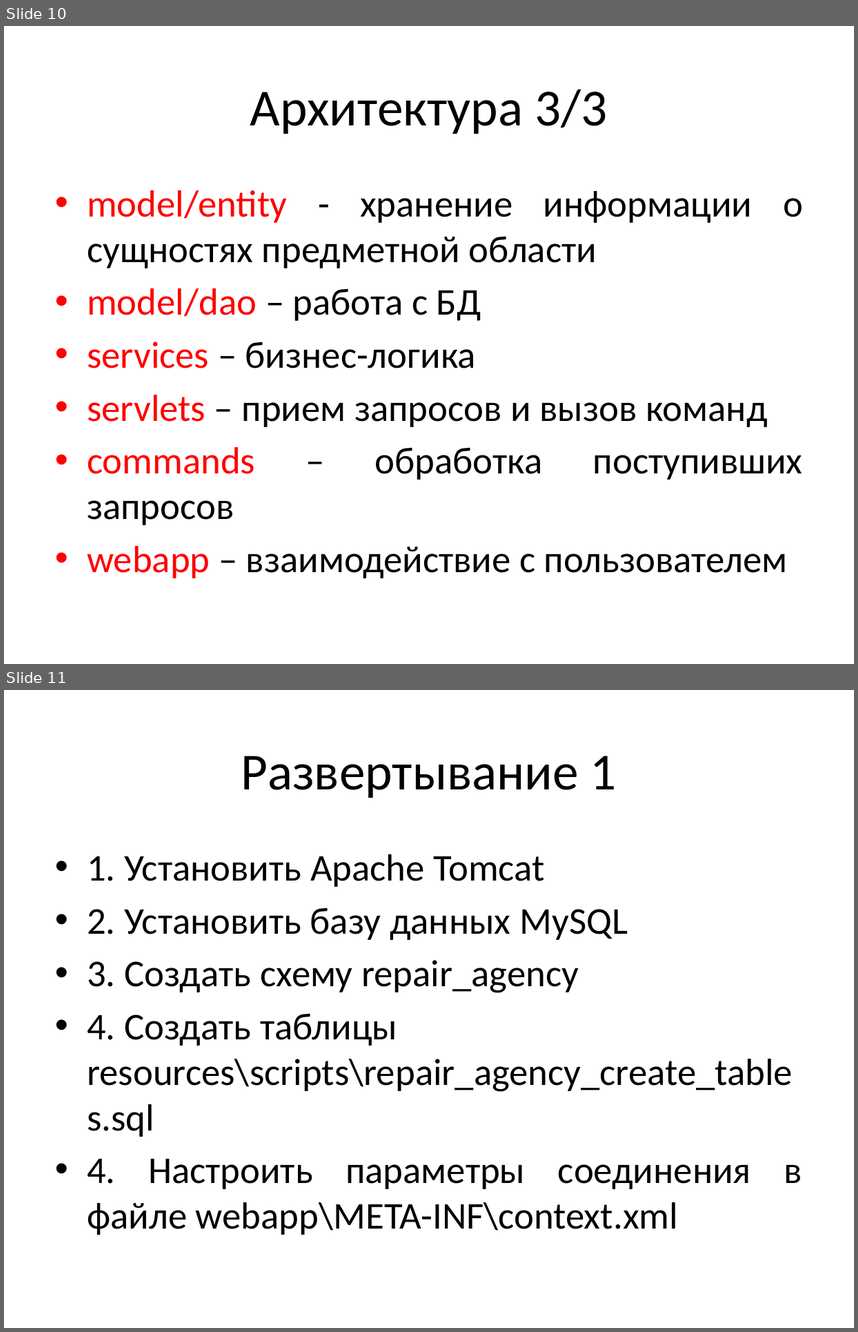
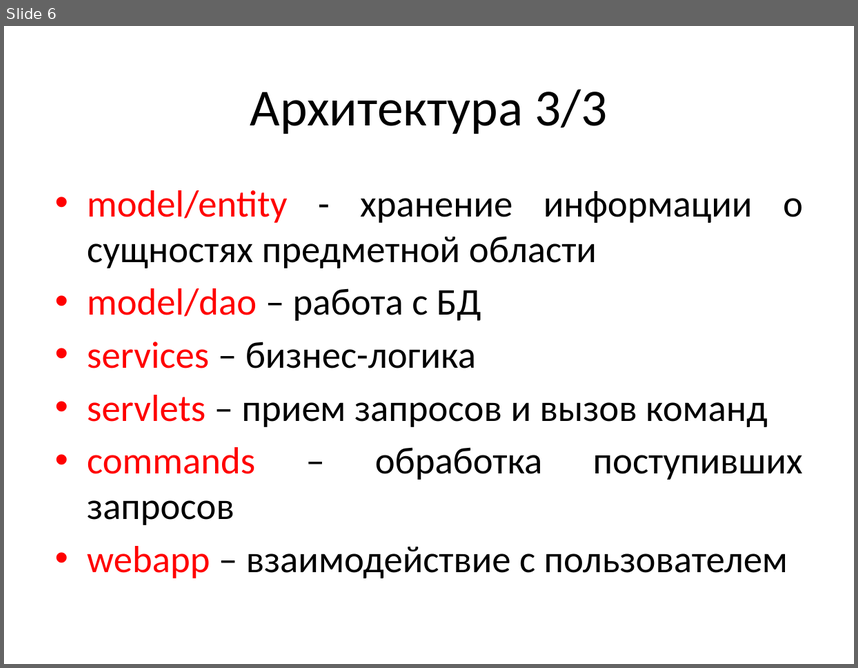
Before and after one commit to MikhailGlushko/FinalProject, a slide deck: doc/README.pptx. Shown one above the other, each under a label of ours: slides 10 and 11 before the commit, slide 6 after it. The pictures are 858x1332 and 858x668 pixels, drawn with LibreOffice and Linux fonts; fonts in the diff are those of the drawing. Boxes give left, top, right and bottom in pixels: in the first picture for what was removed or moved away, otherwise in the second. Text is boxed around its words. In the diff, an @@ line names an element or a change of style, - is before the commit and + after.

```diff
--- a/doc/README.pptx
+++ b/doc/README.pptx
@@ slide 11 removed at bbox=[4, 690, 854, 1328], background #FFFFFF @@
@@ title removed at bbox=[241, 756, 617, 798] @@
-Развертывание 1
@@ text removed at bbox=[87, 854, 802, 1234] @@
-• 1. Установить Apache Tomcat
-• 2. Установить базу данных MySQL
-• 3. Создать схему repair_agency
-• 4. Создать таблицы resources\scripts\repair_agency_create_tables.sql
-• 4. Настроить параметры соединения в файле webapp\META-INF\context.xml
@@ what was slide 10 is now slide 6 @@
```
Also in this commit, not shown: 6 slides added, 7 other slides removed, 1 other file.
